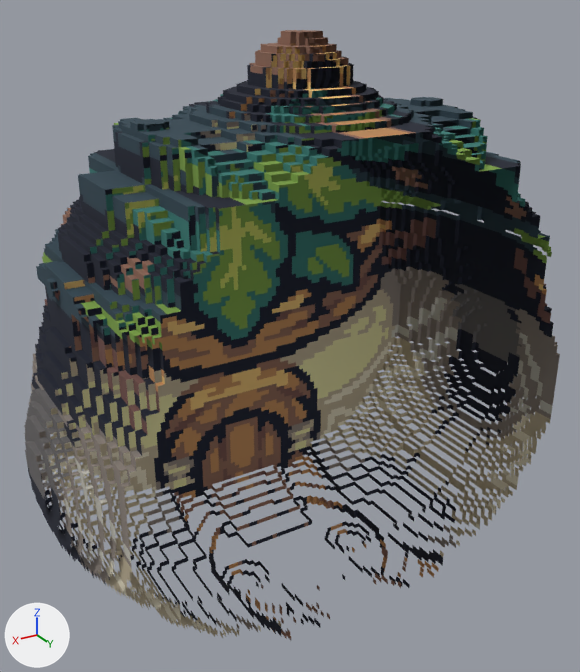
Two versions of the glTF model balanca/public/voxel/recursos/gnomo_choupana.glb, one commit apart.
Before and after are seen from a 50 mm lens placed at (71.6, 116.2, 109.9), pointed at (1.5, -0.6, 51.5). Arrows for +X, +Y and +Z are at lower left; the lights stay in place. The picture after the commit comes second. Where no turn or scale is listed for an object, it has been applied to the vertices. Vertices at exactly the same position are counted once.
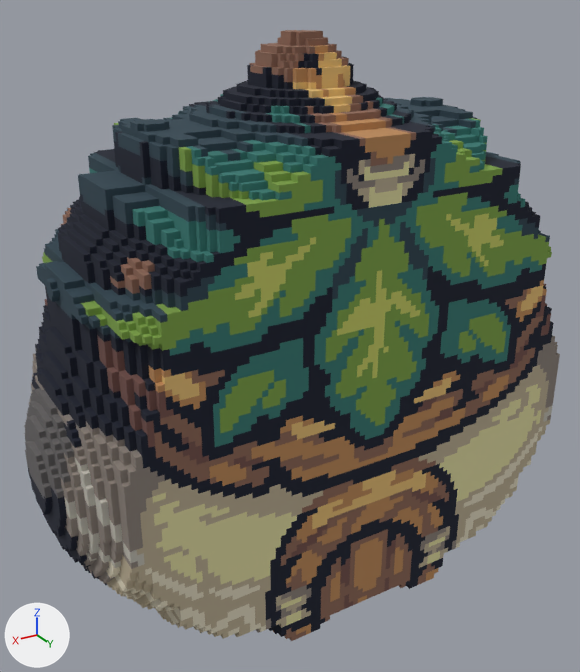
Boxes (x1, y1, x2, y2) around the edits, measured in the pictures (580 x 672 px):
'Mesh_0', reshaped: before (24, 30, 560, 640); after (24, 30, 560, 641)
part 1 of me_mesh_0, added: after (46, 31, 560, 641)

The change, as a diff of the scene's bpy script:
```diff
--- a/balanca/public/voxel/recursos/gnomo_choupana.glb.py
+++ b/balanca/public/voxel/recursos/gnomo_choupana.glb.py
@@ me_mesh_0 @@
 # used by ob_mesh_0; location = (-50.0, 24.0, 0.0)
-me_mesh_0.from_pydata(...)  # 11323 vertices, 12448 faces; spans x 0.0..100.0, y -48.0..0.0, z 0.0..104.0
+me_mesh_0.from_pydata(...)  # 13918 vertices, 17458 faces; spans x 0.0..100.0, y -48.0..0.0, z 0.0..104.0
+# me_mesh_0 part 1: 2595 vertices added at x 1.0..99.0, y -21.0..0.0, z 0.0..103.0
 me_mesh_0.materials.append(mat_paleta)
```
